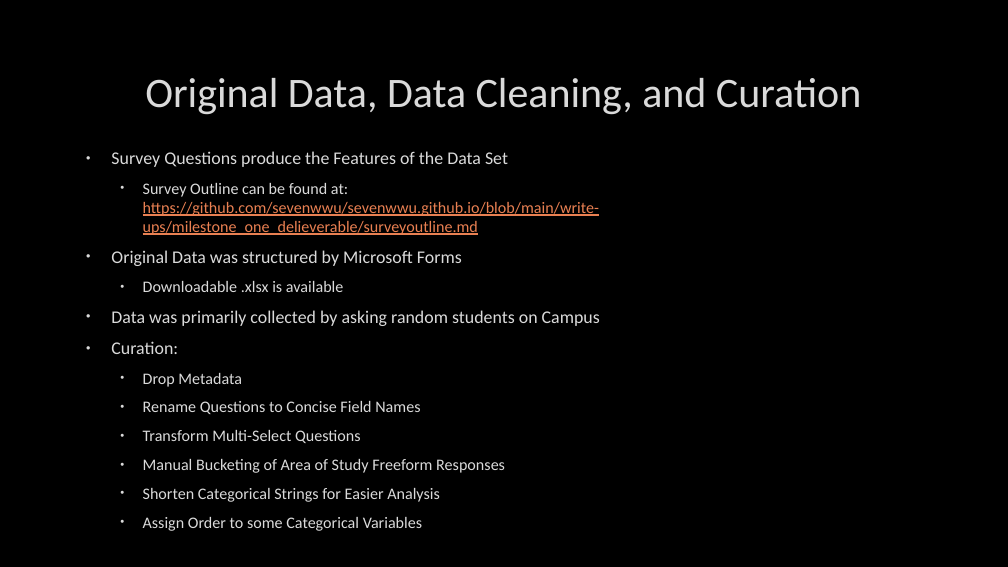
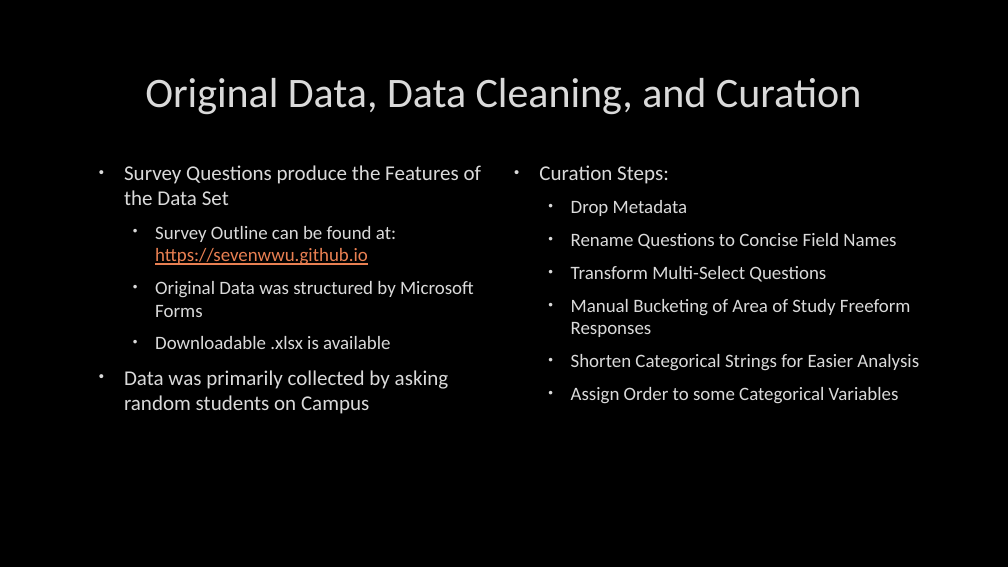
Before and after one commit to sevenwwu/sevenwwu.github.io, a slide deck: slide 4 of write-ups/presentation.pptx. Drawn at 1008x567 pixels with LibreOffice and Linux fonts; fonts in the diff are those of the drawing; background and template pictures are left out. Boxes give left, top, right and bottom in pixels: in the first picture for what was removed or moved away, otherwise in the second. Text is boxed around its words. In the diff, an @@ line names an element or a change of style, - is before the commit and + after.

Commit message:
presentation finished

```diff
--- a/write-ups/presentation.pptx
+++ b/write-ups/presentation.pptx
@@ text added at <box>124,165,481,414</box>, 18 pt, text #DADADA @@
+• Survey Questions produce the Features of the Data Set
+  • Survey Outline can be found at: https://sevenwwu.github.io
+  • Original Data was structured by Microsoft Forms
+  • Downloadable .xlsx is available
+• Data was primarily collected by asking random students on Campus
@@ text "Curation Steps:": place and size @@
-text "Curation Steps:" at <box>111,151,600,531</box>
+text "Curation Steps:" at <box>539,165,919,404</box>
@@ text at <box>539,165,669,184</box>: text changed; size 15.3 to 20 pt @@
-• Survey Questions produce the Features of the Data Set
-  • Survey Outline can be found at: https://github.com/sevenwwu/sevenwwu.github.io/blob/main/write-ups/milestone_one_delieverable/surveyoutline.md
-• Original Data was structured by Microsoft Forms
-  • Downloadable .xlsx is available
-• Data was primarily collected by asking random students on Campus
-• Curation:
+• Curation Steps:
@@ text at <box>571,200,919,404</box>: size 15.3 to 18 pt @@
```
Also in this commit, not shown: 5 other slides changed.
